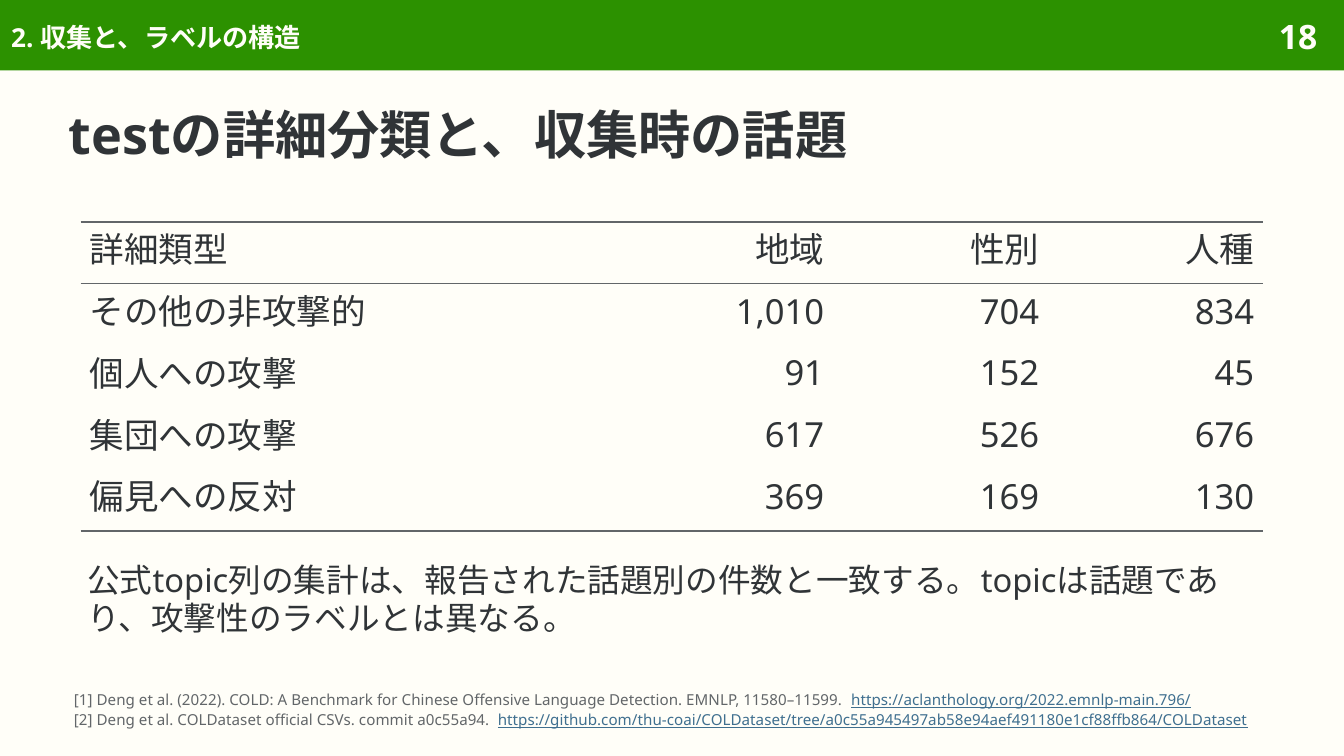
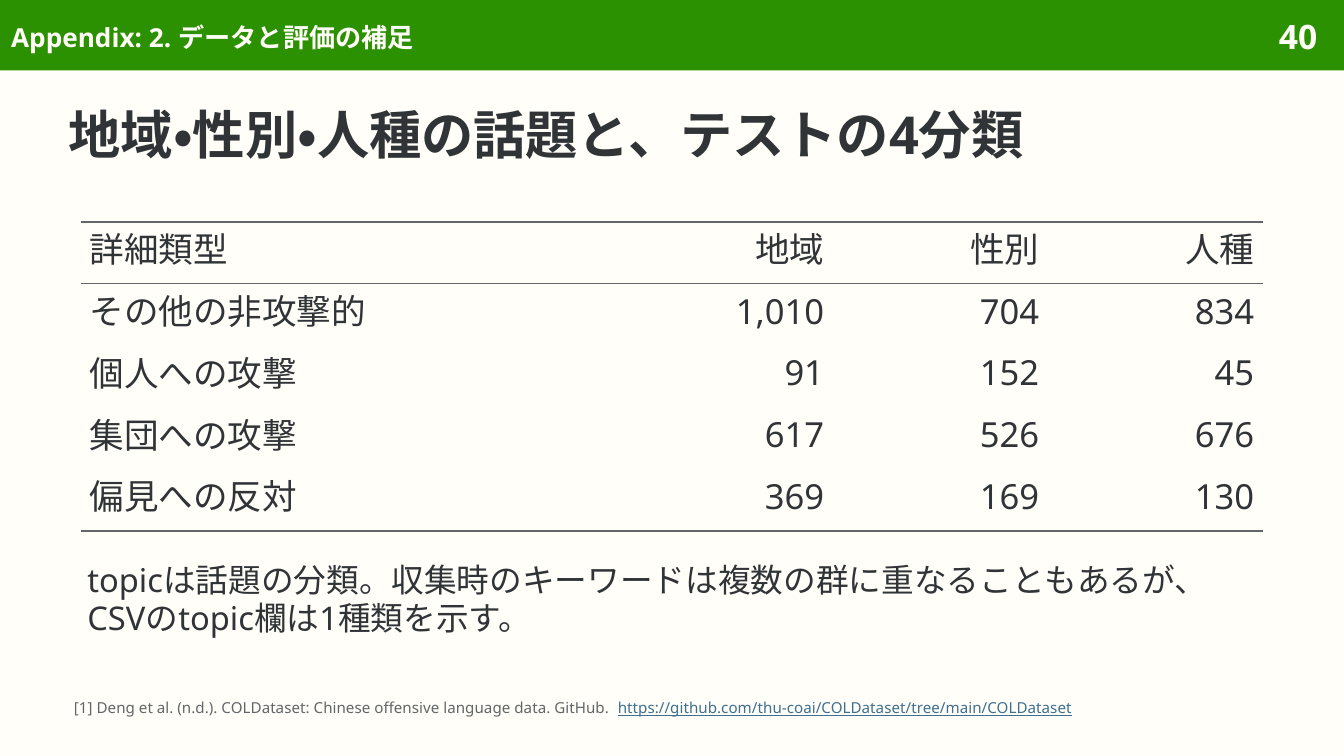
Before and after one commit to sasakiy84/datasets-in-10-minutes, a slide deck: slide 40 of slides/datasets-in-10-minutes-cold.pptx (slide 18 before the commit). Drawn at 1344x756 pixels with LibreOffice and Linux fonts; fonts in the diff are those of the drawing. Boxes give left, top, right and bottom in pixels: in the first picture for what was removed or moved away, otherwise in the second. Text is boxed around its words. In the diff, an @@ line names an element or a change of style, - is before the commit and + after.

Commit message:
Rewrite COLD Japanese and focus the offensive-language dataset overview on readers

```diff
--- a/slides/datasets-in-10-minutes-cold.pptx
+++ b/slides/datasets-in-10-minutes-cold.pptx
@@ title at (x1=11, y1=24, x2=414, y2=54): text changed @@
-2. 収集と、ラベルの構造
+Appendix: 2. データと評価の補足
@@ page number at (x1=1279, y1=24, x2=1317, y2=50): text changed @@
-18
+40
@@ title at (x1=69, y1=109, x2=1024, y2=159): text changed @@
-testの詳細分類と、収集時の話題
+地域・性別・人種の話題と、テストの4分類
@@ text at (x1=87, y1=564, x2=1207, y2=638): text changed @@
-公式topic列の集計は、報告された話題別の件数と一致する。topicは話題であり、攻撃性のラベルとは異なる。
+topicは話題の分類。収集時のキーワードは複数の群に重なることもあるが、CSVのtopic欄は1種類を示す。
@@ text at (x1=74, y1=701, x2=1072, y2=717): text changed; text colour #3F6F8F to #626669 @@
-[1] Deng et al. (2022). COLD: A Benchmark for Chinese Offensive Language Detection. EMNLP, 11580–11599. https://aclanthology.org/2022.emnlp-main.796/
-[2] Deng et al. COLDataset official CSVs. commit a0c55a94. https://github.com/thu-coai/COLDataset/tree/a0c55a945497ab58e94aef491180e1cf88ffb864/COLDataset
+[1] Deng et al. (n.d.). COLDataset: Chinese offensive language data. GitHub. https://github.com/thu-coai/COLDataset/tree/main/COLDataset
```
Also in this commit, not shown: 39 other slides changed, 6 slides added, 20 slides removed, 40 other files.
